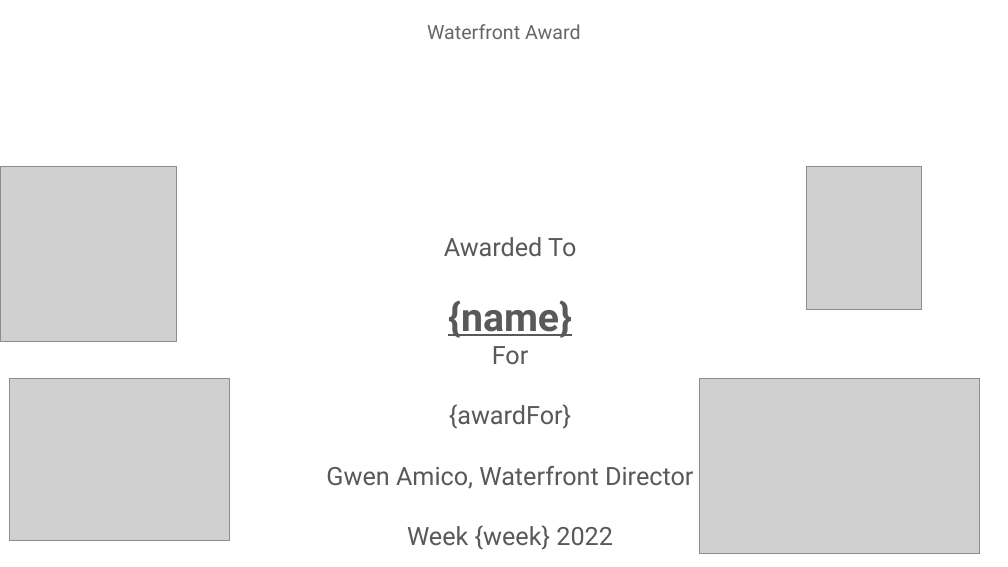
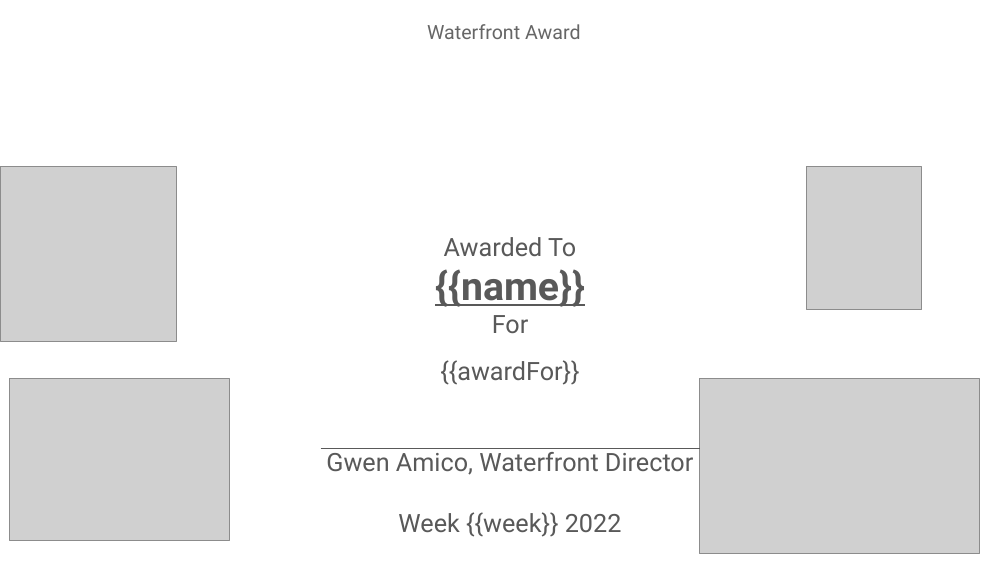
Before and after one commit to Knapptr/boynton, a slide deck: slide 1 of templates/waterfrontAward_template.pptx. Drawn at 1008x567 pixels with LibreOffice and Linux fonts; fonts in the diff are those of the drawing; grey boxes stand for pictures. Boxes give left, top, right and bottom in pixels: in the first picture for what was removed or moved away, otherwise in the second. Text is boxed around its words. In the diff, an @@ line names an element or a change of style, - is before the commit and + after.

Commit message:
adds gwen line

```diff
--- a/templates/waterfrontAward_template.pptx
+++ b/templates/waterfrontAward_template.pptx
@@ text at (x1=435, y1=237, x2=585, y2=307): text changed @@
-Awarded To
-{name}
+Awarded To
+{{name}}
@@ text at (x1=326, y1=360, x2=693, y2=537): text changed @@
-{awardFor}
-Gwen Amico, Waterfront Director
-Week {week} 2022
+{{awardFor}}
+Gwen Amico, Waterfront Director
+Week {{week}} 2022
@@ line added from (321, 449) to (700, 449), #595959 0.75 pt @@
```
Also in this commit, not shown: 1 other file.
